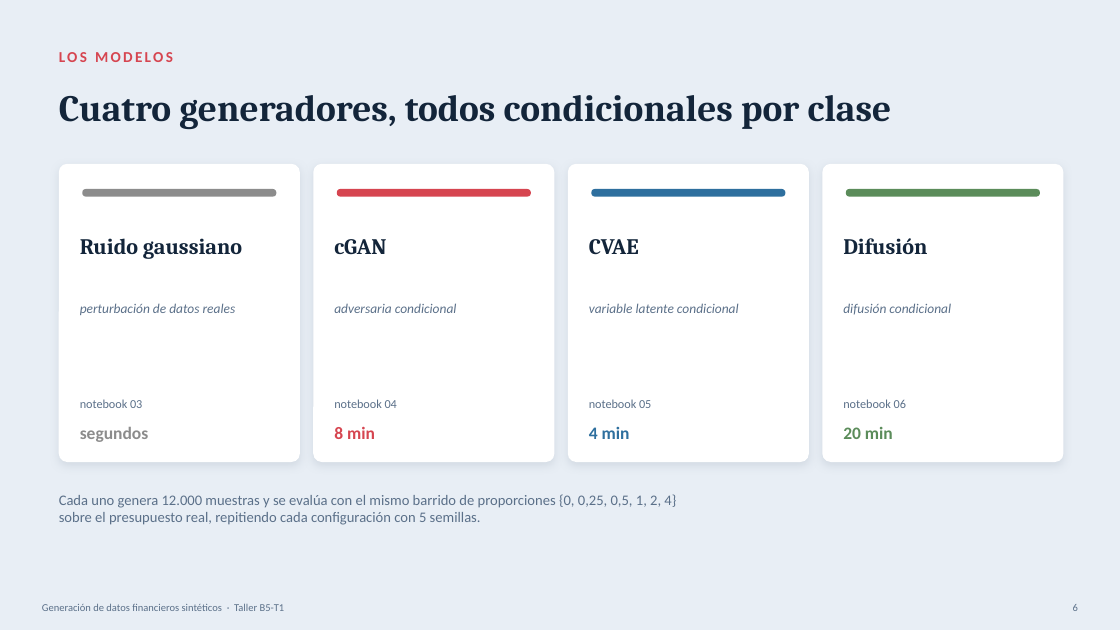
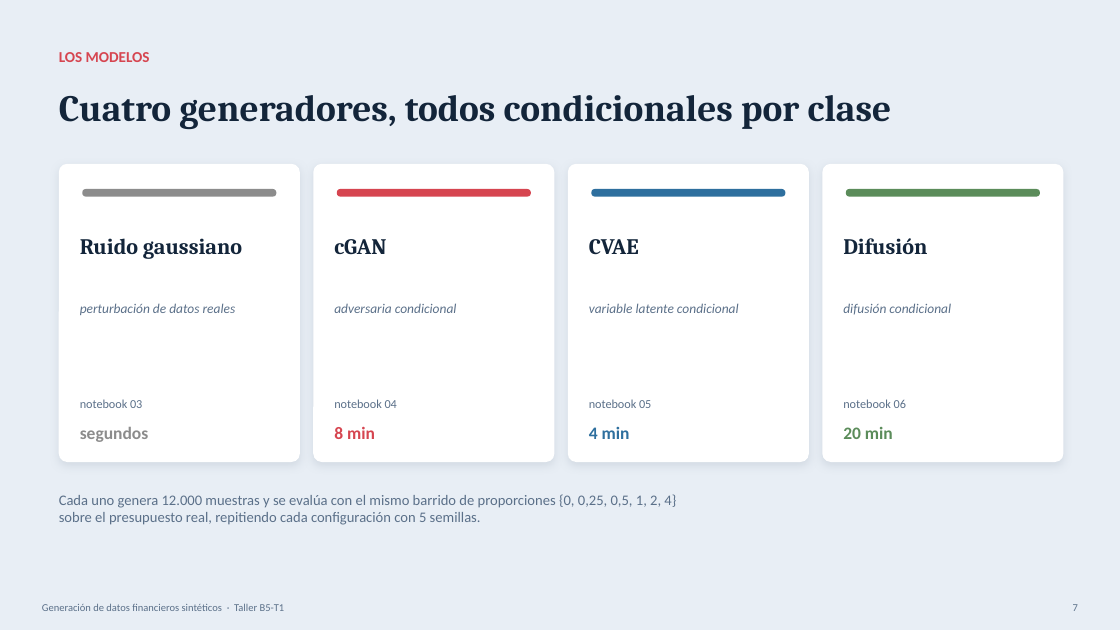
Before and after one commit to raulrodriguezlr/B5-T1, a slide deck: slide 7 of B5-T1_presentacion.pptx (slide 6 before the commit). Drawn at 1120x630 pixels with LibreOffice and Linux fonts; fonts in the diff are those of the drawing. Boxes give left, top, right and bottom in pixels: in the first picture for what was removed or moved away, otherwise in the second. Text is boxed around its words. In the diff, an @@ line names an element or a change of style, - is before the commit and + after.

```diff
--- a/B5-T1_presentacion.pptx
+++ b/B5-T1_presentacion.pptx
@@ text "LOS MODELOS" at <box>59,52,150,62</box>: letter spacing 2 to 0 pt @@
@@ text at <box>1073,604,1078,611</box>: text changed @@
-6
+7
```
Also in this commit, not shown: 12 other slides changed, 1 slide added, 2 other files.
